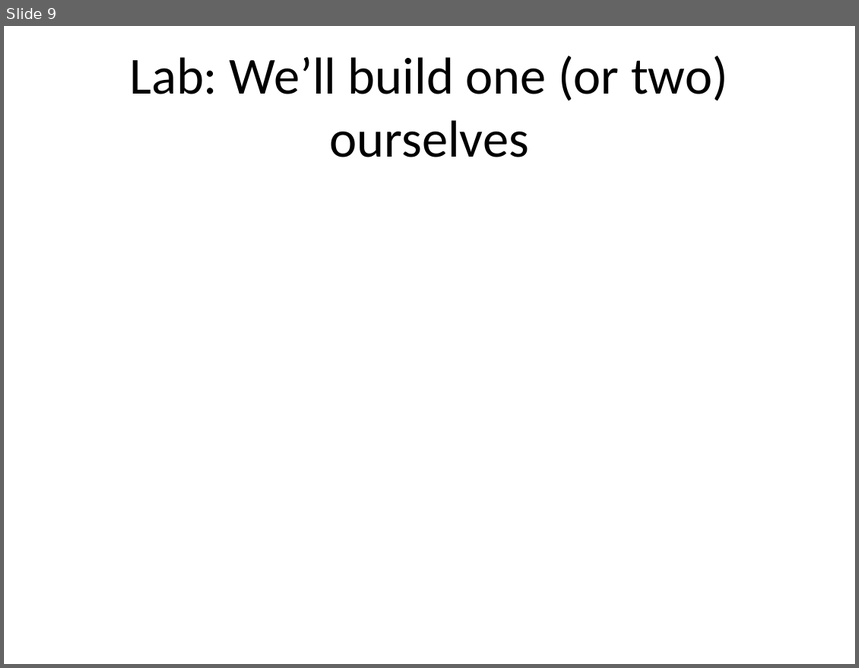
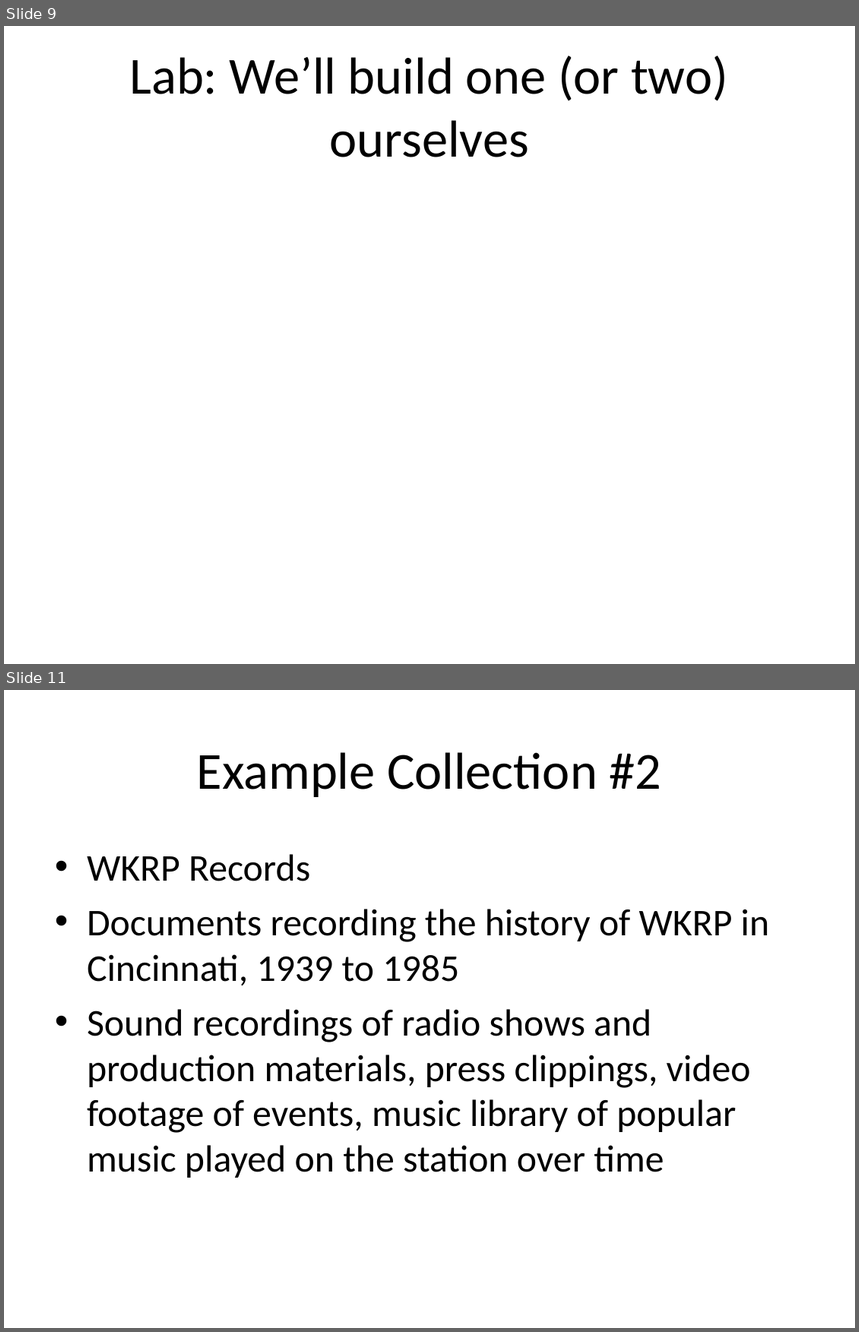
Before and after one commit to jackflaps/lis4404, a slide deck: week 7 slides.ppt. Shown one above the other, each under a label of ours: slide 9 before the commit, slides 9 and 11 after it; the slides between them are not shown. The pictures are 859x668 and 859x1332 pixels, drawn with LibreOffice and Linux fonts; fonts in the diff are those of the drawing. Boxes give left, top, right and bottom in pixels: in the first picture for what was removed or moved away, otherwise in the second. Text is boxed around its words. In the diff, an @@ line names an element or a change of style, - is before the commit and + after.

```diff
--- a/week 7 slides.ppt
+++ b/week 7 slides.ppt
@@ slide 11 added at (x1=4, y1=690, x2=855, y2=1328), background #FFFFFF @@
@@ title added at (x1=197, y1=752, x2=661, y2=797), 44 pt, text #000000 @@
+Example Collection #2
@@ text added at (x1=87, y1=854, x2=770, y2=1178), 32 pt, text #000000 @@
+• WKRP Records
+• Documents recording the history of WKRP in Cincinnati, 1939 to 1985
+• Sound recordings of radio shows and production materials, press clippings, video footage of events, music library of popular music played on the station over time
```
Also in this commit, not shown: 1 other slide added.
